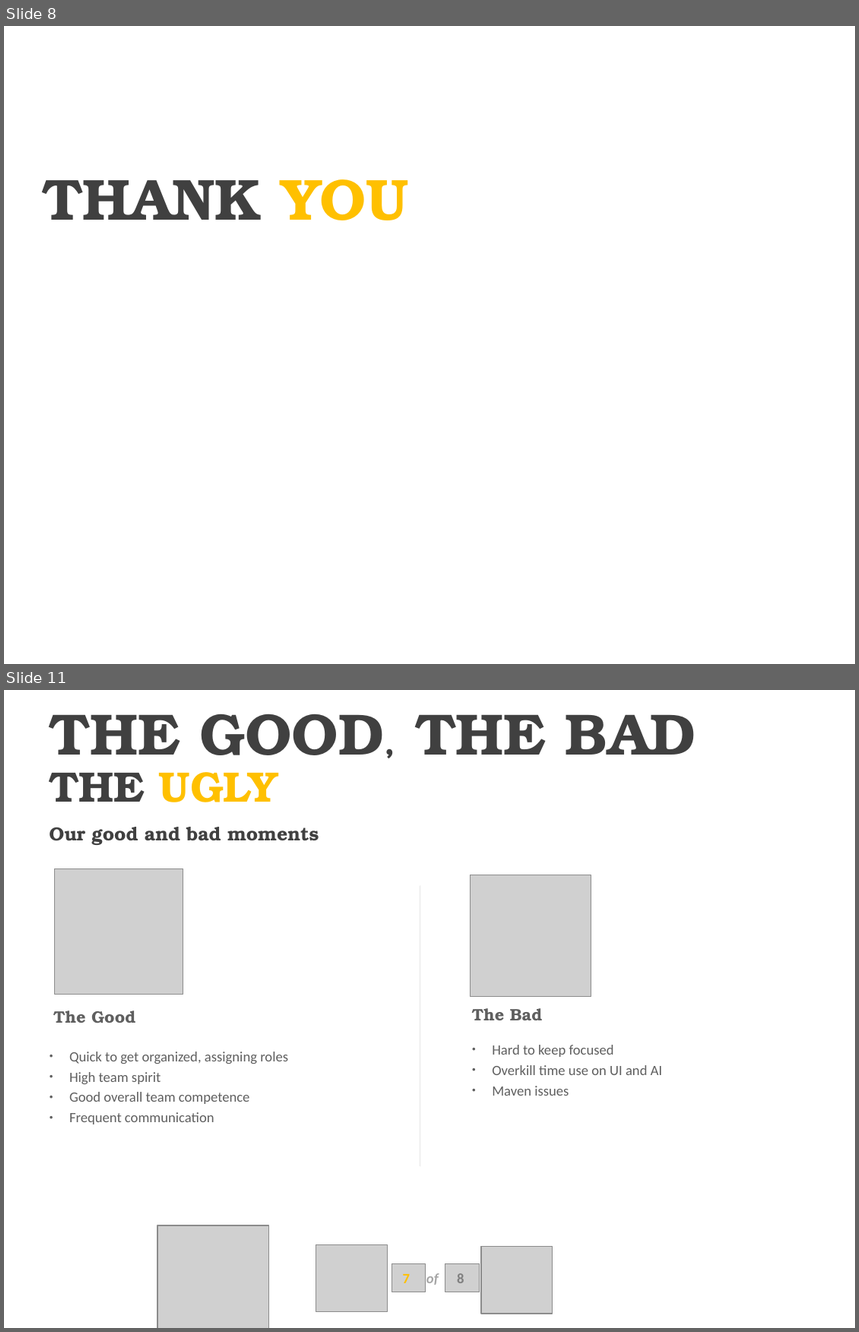
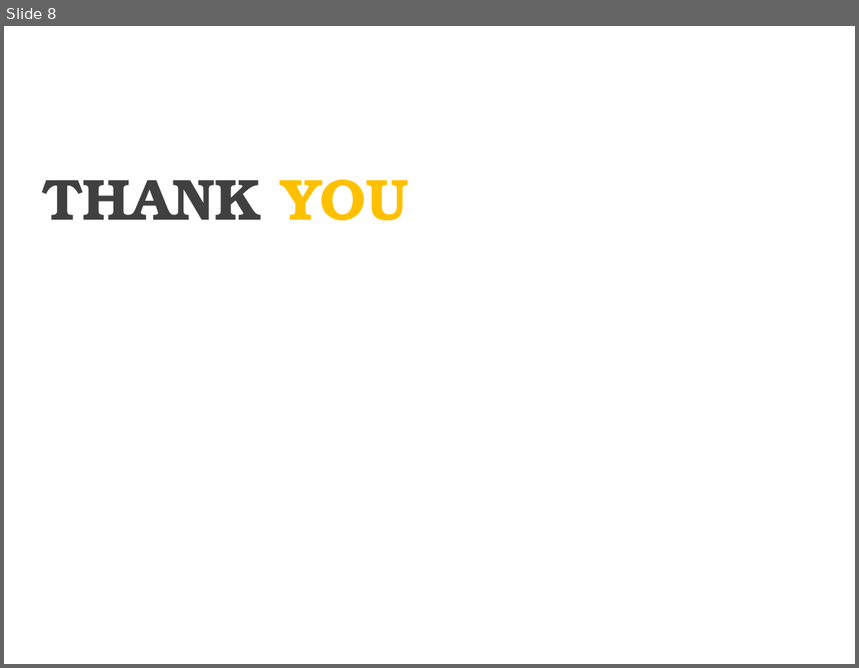
Before and after one commit to luringens/DoodleChess, a slide deck: docs/presentation/Presentasjon oblig4.pptx. Shown one above the other, each under a label of ours: slides 8 and 11 before the commit, slide 8 after it; the slides between them are not shown. The pictures are 859x1332 and 859x668 pixels, drawn with LibreOffice and Linux fonts; fonts in the diff are those of the drawing; grey boxes stand for pictures; background and template pictures are left out. Boxes give left, top, right and bottom in pixels: in the first picture for what was removed or moved away, otherwise in the second. Text is boxed around its words. In the diff, an @@ line names an element or a change of style, - is before the commit and + after.

```diff
--- a/docs/presentation/Presentasjon oblig4.pptx
+++ b/docs/presentation/Presentasjon oblig4.pptx
@@ slide 11 removed at box(4, 690, 855, 1328), background picture (left out) @@
@@ text removed at box(50, 714, 696, 755) @@
-THE GOOD, THE BAD
@@ text removed at box(49, 772, 278, 802) @@
-THE UGLY
@@ text removed at box(49, 827, 319, 845) @@
-Our good and bad moments
@@ picture removed at box(55, 869, 183, 995) @@
@@ line removed from (420, 886) to (420, 1167) @@
@@ line removed from (421, 886) to (421, 1167) @@
@@ picture removed at box(471, 875, 591, 996) @@
@@ text removed at box(472, 1008, 542, 1021) @@
-The Bad
@@ text removed at box(53, 1011, 135, 1024) @@
-The Good
@@ text removed at box(69, 1052, 288, 1125) @@
-● Quick to get organized, assigning roles
-● High team spirit
-● Good overall team competence
-● Frequent communication
@@ text removed at box(492, 1045, 662, 1096) @@
-● Hard to keep focused
-● Overkill time use on UI and AI
-● Maven issues
@@ picture removed at box(158, 1227, 268, 1328) @@
@@ picture removed at box(316, 1245, 387, 1312) @@
@@ picture removed at box(481, 1246, 552, 1314) @@
@@ picture removed at box(392, 1265, 427, 1293) @@
@@ text removed at box(403, 1274, 410, 1284) @@
-7
@@ text removed at box(427, 1274, 439, 1285) @@
-of
@@ picture removed at box(446, 1265, 480, 1293) @@
@@ text removed at box(457, 1274, 464, 1284) @@
-8
```
Also in this commit, not shown: 1 slide changed, 2 other slides removed.
